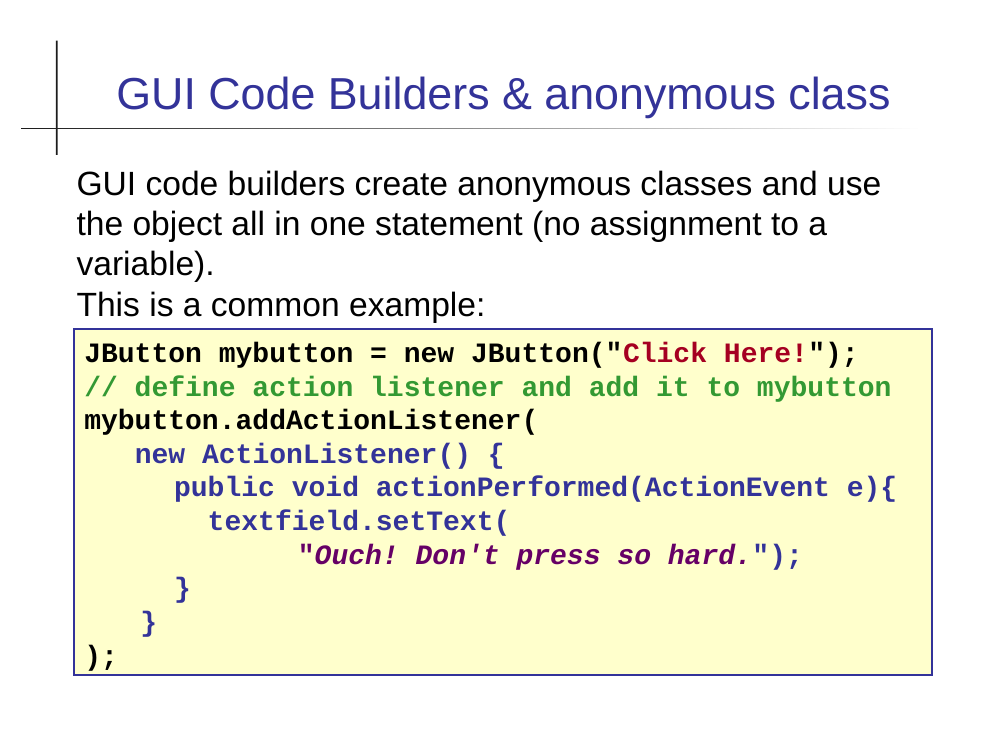
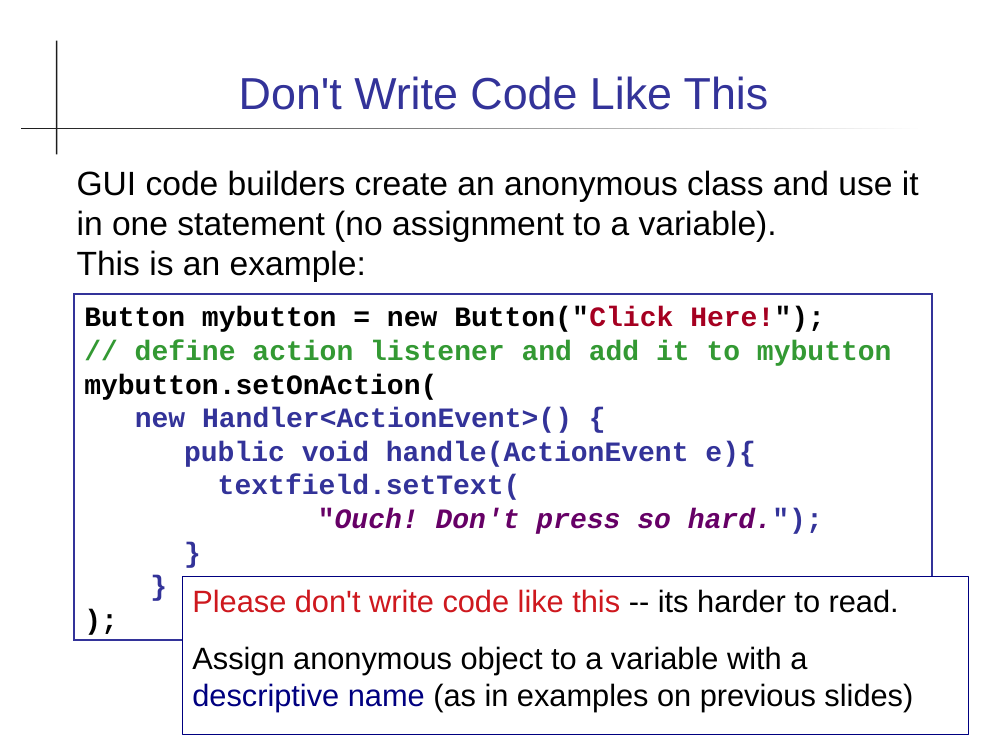
Before and after one commit to skeoop/skeoop.github.io, a slide deck: slide 13 of java-intermed/Anonymous-Class.ppt (slide 12 before the commit). Drawn at 1008x756 pixels with LibreOffice and Linux fonts; fonts in the diff are those of the drawing. Boxes give left, top, right and bottom in pixels: in the first picture for what was removed or moved away, otherwise in the second. Text is boxed around its words. In the diff, an @@ line names an element or a change of style, - is before the commit and + after.

Commit message:
update Method Reference, Streams, Anonymous Class

```diff
--- a/java-intermed/Anonymous-Class.ppt
+++ b/java-intermed/Anonymous-Class.ppt
@@ title at box(239, 76, 769, 110): text changed @@
-GUI Code Builders & anonymous class
+Don't Write Code Like This
@@ text at box(77, 170, 919, 282): text changed @@
-GUI code builders create anonymous classes and use the object all in one statement (no assignment to a variable).
-This is a common example:
+GUI code builders create an anonymous class and use it in one statement (no assignment to a variable).
+This is an example:
@@ rectangle "Button mybutton = new Button("Click ...": place and size @@
-rectangle "Button mybutton = new Button("Click ..." at box(75, 330, 932, 675)
+rectangle "Button mybutton = new Button("Click ..." at box(75, 293, 932, 639)
@@ rectangle "Button mybutton = new Button("Click ..." at box(75, 293, 932, 639): fill #FFFFCC to #FFFFFF @@
@@ text in rectangle at box(84, 306, 825, 332): text changed @@
-JButton mybutton = new JButton("Click Here!");
+Button mybutton = new Button("Click Here!");
@@ text in rectangle at box(84, 374, 755, 467): text changed @@
-mybutton.addActionListener(
-new ActionListener() {
-public void actionPerformed(ActionEvent e){
+mybutton.setOnAction(
+new Handler<ActionEvent>() {
+public void handle(ActionEvent e){
@@ rectangle added at box(182, 577, 969, 734), fill #FFFFFF, outline #000080 0.74 pt, 22 pt, text #000000 @@
+Please don't write code like this -- its harder to read.
+Assign anonymous object to a variable with a descriptive name (as in examples on previous slides)
```
Also in this commit, not shown: 7 other slides changed, 1 slide added, 4 slides removed, 13 other files.
